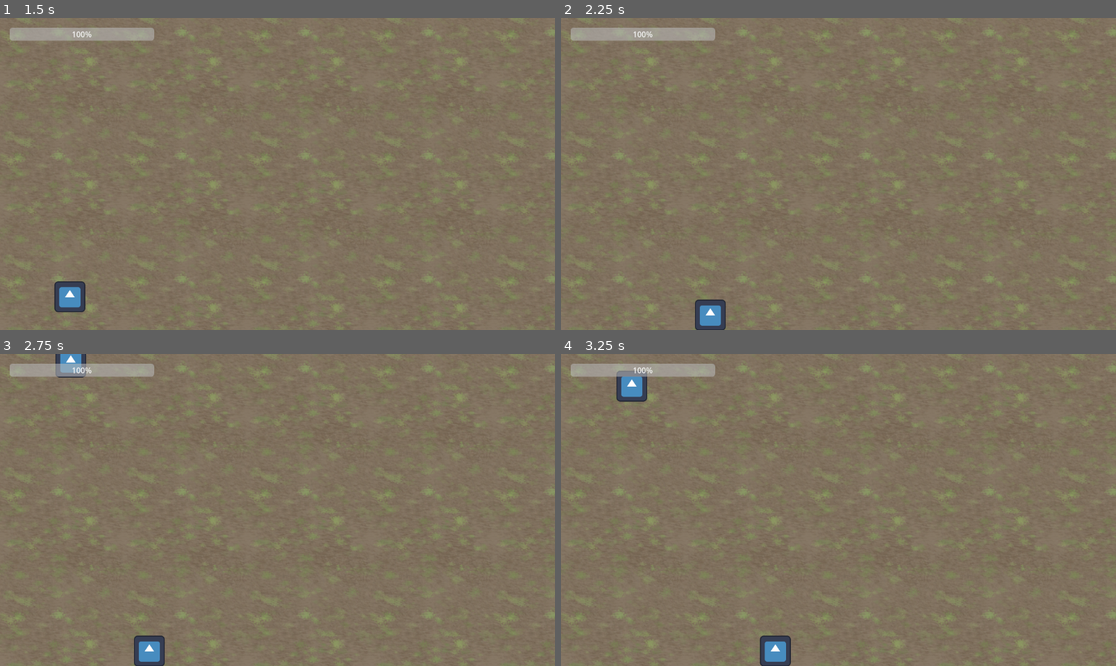
Above: before the commit, frames 1-4 (two rows, left to right).
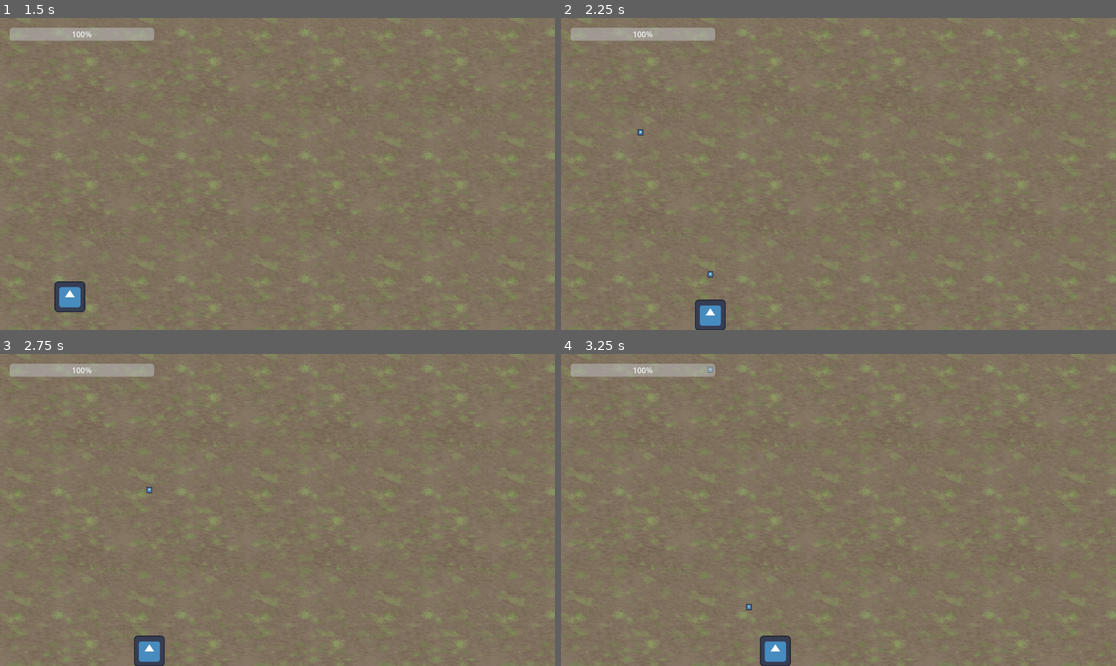
Above: after the commit, the same moments.

Repository: KeyraWebb/zomburger
Game: Godot game, scene res://Scenes/Menus/MainMenu.tscn
Two runs of this game, one before a commit and one after it. Both use one fixed random seed, a clock stepped at 60 frames per second and the inputs below. The engine's default icon, where the game draws it, is replaced by a stand-in: a white triangle on a blue panel in a dark square.
Inputs:
- Up to frame 1 (1.5 s): click "Play" at 0.5 s; tap Enter at 1.25 s; hold D (Right) from 1.28 s (still down); hold E (Interact, bound only after the commit) from 1.28 s (still down)
- Up to frame 2 (2.25 s): tap Space (Shoot, bound only after the commit) at 1.55, 2.1 s; release D (Right) at 2.03 s; release E (Interact, bound only after the commit) at 2.03 s; hold S (Down) from 2.03 s (still down)
- Up to frame 3 (2.75 s): keep holding S (Down); tap E (Interact, bound only after the commit) at 2.3 s
- Up to frame 4 (3.25 s): release S (Down) at 2.78 s; hold D (Right) from 2.78 s (still down); hold E (Interact, bound only after the commit) from 2.78 s (still down); tap Space (Shoot, bound only after the commit) at 3.05 s

Frame 1 is identical in both runs. In frame 2, less than 0.1% of the frame differs, in the area x 13-28%, y 35-84%; in frame 3, 0.4%; in frame 4, 0.6%, in the area x 10-35%, y 4-83%.

Commit message:
feat(player): add shooting and damaging enemies

Diff:
--- a/Scenes/Enemies/zombie.tscn
+++ b/Scenes/Enemies/zombie.tscn
@@ -1,19 +1,19 @@
-[gd_scene load_steps=4 format=3 uid="uid://dkee7jpjl0upb"]
+[gd_scene format=3 uid="uid://dkee7jpjl0upb"]
 
 [ext_resource type="Texture2D" uid="uid://1420o23pjpme" path="res://icon.svg" id="1_673kn"]
 [ext_resource type="Script" uid="uid://dmiboe461ijea" path="res://Scenes/Enemies/zombieMovement.gd" id="1_ttf1p"]
 
 [sub_resource type="CircleShape2D" id="CircleShape2D_ttf1p"]
 
-[node name="Zombie" type="CharacterBody2D"]
+[node name="Zombie" type="CharacterBody2D" unique_id=1702935920]
 collision_layer = 2
 collision_mask = 0
 script = ExtResource("1_ttf1p")
 
-[node name="Sprite2D" type="Sprite2D" parent="."]
+[node name="Sprite2D" type="Sprite2D" parent="." unique_id=1338840652]
 scale = Vector2(0.5, 0.5)
 texture = ExtResource("1_673kn")
 
-[node name="CollisionShape2D" type="CollisionShape2D" parent="."]
+[node name="CollisionShape2D" type="CollisionShape2D" parent="." unique_id=1063437307]
 scale = Vector2(3.180896, 3.180896)
 shape = SubResource("CircleShape2D_ttf1p")
--- a/Scenes/Enemies/zombieMovement.gd
+++ b/Scenes/Enemies/zombieMovement.gd
@@ -5,17 +5,21 @@
 @export var baseSpeed = 100
 @export var attack = 1
 @export var attackSpeed = 1
+@export var baseHealth = 10
 
 @onready var gameManager = $"../../.."
 
 var currSpeed
 var attacking = false
 var attackTimer
+var currHealth
+
 
 
 func _ready() -> void:
 	#when begin, move down the screen
 	currSpeed = baseSpeed
+	currHealth = baseHealth
 
 func _process(delta: float) -> void:
 
@@ -35,3 +39,8 @@
 	attacking = true
 	currSpeed = 0
 	attackTimer = attackSpeed
+
+func Hit(damage):
+	currHealth -= damage
+	if currHealth <= 0:
+		self.queue_free()
--- a/Scenes/MainGame.tscn
+++ b/Scenes/MainGame.tscn
@@ -6,24 +6,26 @@
 [ext_resource type="PackedScene" uid="uid://ds466oxc4yvei" path="res://Scenes/Menus/game_over.tscn" id="3_321ql"]
 [ext_resource type="PackedScene" uid="uid://dffnwqbd5w7ni" path="res://Scenes/Player.tscn" id="5_321ql"]
 
-[node name="MainGame" type="Node2D"]
+[node name="MainGame" type="Node2D" unique_id=1429421265]
 script = ExtResource("1_frf35")
 
-[node name="CanvasLayer" type="CanvasLayer" parent="."]
+[node name="CanvasLayer" type="CanvasLayer" parent="." unique_id=1357475007]
 
-[node name="HealthBar" type="ProgressBar" parent="CanvasLayer"]
+[node name="HealthBar" type="ProgressBar" parent="CanvasLayer" unique_id=1019167333]
 offset_left = 20.0
 offset_top = 20.0
 offset_right = 320.0
 offset_bottom = 47.0
 
-[node name="Pause" parent="CanvasLayer" instance=ExtResource("2_ybmw1")]
+[node name="Pause" parent="CanvasLayer" unique_id=473779842 instance=ExtResource("2_ybmw1")]
 visible = false
 
-[node name="GameOver" parent="CanvasLayer" instance=ExtResource("3_321ql")]
+[node name="GameOver" parent="CanvasLayer" unique_id=1234635828 instance=ExtResource("3_321ql")]
 visible = false
 
-[node name="ZombieAttackLine" parent="." instance=ExtResource("2_yprpe")]
+[node name="ZombieAttackLine" parent="." unique_id=693584589 instance=ExtResource("2_yprpe")]
 
-[node name="CharacterBody2D" parent="." instance=ExtResource("5_321ql")]
+[node name="CharacterBody2D" parent="." unique_id=428892269 instance=ExtResource("5_321ql")]
 position = Vector2(85, 579)
+
+[node name="Bullet house" type="Node2D" parent="." unique_id=1852870464]
--- /dev/null
+++ b/Scenes/Objects/Bullet.tscn
@@ -0,0 +1,23 @@
+[gd_scene format=3 uid="uid://t7a65mm41jh2"]
+
+[ext_resource type="Script" uid="uid://2reymkfl3ldm" path="res://Scenes/Objects/bullet.gd" id="1_nl5gi"]
+[ext_resource type="Texture2D" uid="uid://1420o23pjpme" path="res://icon.svg" id="1_ss5a3"]
+
+[sub_resource type="RectangleShape2D" id="RectangleShape2D_uc8h8"]
+size = Vector2(12, 12)
+
+[node name="Bullet" type="Node2D" unique_id=1677826554]
+script = ExtResource("1_nl5gi")
+
+[node name="Sprite2D" type="Sprite2D" parent="." unique_id=1737327771]
+scale = Vector2(0.1, 0.1)
+texture = ExtResource("1_ss5a3")
+
+[node name="Area2D" type="Area2D" parent="." unique_id=681550245]
+collision_layer = 4
+collision_mask = 2
+
+[node name="CollisionShape2D" type="CollisionShape2D" parent="Area2D" unique_id=788277296]
+shape = SubResource("RectangleShape2D_uc8h8")
+
+[connection signal="body_entered" from="Area2D" to="." method="_on_area_2d_body_entered"]
--- /dev/null
+++ b/Scenes/Objects/bullet.gd
@@ -0,0 +1,18 @@
+extends Node2D
+
+var damage = 10
+var speed = 500
+
+# Called when the node enters the scene tree for the first time.
+func _ready() -> void:
+	pass # Replace with function body.
+
+
+# Called every frame. 'delta' is the elapsed time since the previous frame.
+func _process(delta: float) -> void:
+	self.position.y -= delta * speed
+
+
+func _on_area_2d_body_entered(body: Node2D) -> void:
+	body.Hit(damage)
+	self.queue_free()
--- a/Scenes/Player.tscn
+++ b/Scenes/Player.tscn
@@ -6,12 +6,12 @@
 [sub_resource type="CircleShape2D" id="CircleShape2D_rpqav"]
 radius = 31.016125
 
-[node name="CharacterBody2D" type="CharacterBody2D"]
+[node name="CharacterBody2D" type="CharacterBody2D" unique_id=1299512758]
 script = ExtResource("1_kyqiw")
 
-[node name="Sprite2D" type="Sprite2D" parent="."]
+[node name="Sprite2D" type="Sprite2D" parent="." unique_id=892272759]
 scale = Vector2(0.5, 0.5)
 texture = ExtResource("1_rpqav")
 
-[node name="CollisionShape2D" type="CollisionShape2D" parent="."]
+[node name="CollisionShape2D" type="CollisionShape2D" parent="." unique_id=598725274]
 shape = SubResource("CircleShape2D_rpqav")
--- a/Scenes/player.gd
+++ b/Scenes/player.gd
@@ -2,7 +2,8 @@
 
 
 @export var speed = 300.0
-
+var bullet = load("res://Scenes/Objects/Bullet.tscn")
+@onready var bulletHouse = $"../Bullet house"
 
 func _physics_process(_delta: float) -> void:
 
@@ -13,3 +14,15 @@
 func get_input():
 	var input_direction = Input.get_vector("Left", "Right", "Up", "Down")
 	velocity = input_direction * speed
+
+func _input(event: InputEvent) -> void:
+
+	if event.is_action_pressed("Shoot"):
+		fire_bullet()
+	elif event.is_action_pressed("Interact"):
+		pass
+
+func fire_bullet():
+	var newBullet = bullet.instantiate()
+	bulletHouse.add_child(newBullet)
+	newBullet.position = self.position
--- a/Scenes/zombie_attack_line.tscn
+++ b/Scenes/zombie_attack_line.tscn
@@ -22,61 +22,61 @@
 [sub_resource type="RectangleShape2D" id="RectangleShape2D_6f8h1"]
 size = Vector2(50, 150)
 
-[node name="ZombieAttackLine" type="Node2D"]
+[node name="ZombieAttackLine" type="Node2D" unique_id=1331748097]
 script = ExtResource("1_u854o")
 
-[node name="TextureRect" type="TextureRect" parent="."]
+[node name="TextureRect" type="TextureRect" parent="." unique_id=532585800]
 offset_right = 1274.0
 offset_bottom = 701.0
 texture = ExtResource("2_wcgpt")
 expand_mode = 1
 stretch_mode = 1
 
-[node name="SpawnLine" type="Area2D" parent="."]
+[node name="SpawnLine" type="Area2D" parent="." unique_id=2107665549]
 position = Vector2(0, -100)
 script = ExtResource("2_05ttr")
 zombie = ExtResource("3_e7vvl")
 minSpawnTime = 5.0
 maxSpawnTime = 10.0
 
-[node name="CollisionShape2D" type="CollisionShape2D" parent="SpawnLine"]
+[node name="CollisionShape2D" type="CollisionShape2D" parent="SpawnLine" unique_id=1765867471]
 shape = SubResource("SegmentShape2D_pwvwa")
 
-[node name="DamageArea" type="Area2D" parent="."]
+[node name="DamageArea" type="Area2D" parent="." unique_id=1075208090]
 position = Vector2(0, 500)
 collision_layer = 0
 collision_mask = 2
 script = ExtResource("4_uki52")
 
-[node name="CollisionShape2D" type="CollisionShape2D" parent="DamageArea"]
+[node name="CollisionShape2D" type="CollisionShape2D" parent="DamageArea" unique_id=39810880]
 position = Vector2(576, 0)
 shape = SubResource("RectangleShape2D_u854o")
 
-[node name="Zombie attack cam" type="Camera2D" parent="."]
+[node name="Zombie attack cam" type="Camera2D" parent="." unique_id=362724987]
 anchor_mode = 0
 
-[node name="Player Boundaries" type="StaticBody2D" parent="."]
+[node name="Player Boundaries" type="StaticBody2D" parent="." unique_id=1526509389]
 
-[node name="CollisionShape2D" type="CollisionShape2D" parent="Player Boundaries"]
+[node name="CollisionShape2D" type="CollisionShape2D" parent="Player Boundaries" unique_id=1875447112]
 position = Vector2(0, 648)
 shape = SubResource("SegmentShape2D_uki52")
 
-[node name="CollisionShape2D2" type="CollisionShape2D" parent="Player Boundaries"]
+[node name="CollisionShape2D2" type="CollisionShape2D" parent="Player Boundaries" unique_id=1683336986]
 position = Vector2(0, 499)
 shape = SubResource("SegmentShape2D_uki52")
 
-[node name="CollisionShape2D3" type="CollisionShape2D" parent="Player Boundaries"]
+[node name="CollisionShape2D3" type="CollisionShape2D" parent="Player Boundaries" unique_id=825092300]
 position = Vector2(0, 500)
 shape = SubResource("SegmentShape2D_wcgpt")
 
-[node name="CollisionShape2D4" type="CollisionShape2D" parent="Player Boundaries"]
+[node name="CollisionShape2D4" type="CollisionShape2D" parent="Player Boundaries" unique_id=1676166663]
 position = Vector2(1200, 500)
 shape = SubResource("SegmentShape2D_wcgpt")
 
-[node name="Location change zone" type="Area2D" parent="."]
+[node name="Location change zone" type="Area2D" parent="." unique_id=1782301161]
 position = Vector2(1152, 500)
 
-[node name="CollisionShape2D" type="CollisionShape2D" parent="Location change zone"]
+[node name="CollisionShape2D" type="CollisionShape2D" parent="Location change zone" unique_id=1076887784]
 position = Vector2(26, 74)
 shape = SubResource("RectangleShape2D_6f8h1")
 
--- a/project.godot
+++ b/project.godot
@@ -8,11 +8,15 @@
 
 config_version=5
 
+[animation]
+
+compatibility/default_parent_skeleton_in_mesh_instance_3d=true
+
 [application]
 
 config/name="zomburger"
 run/main_scene="uid://bjf52xtbevfl1"
-config/features=PackedStringArray("4.5", "Forward Plus")
+config/features=PackedStringArray("4.7", "Forward Plus")
 config/icon="res://icon.svg"
 
 [input]
@@ -50,3 +54,15 @@
 , Object(InputEventJoypadMotion,"resource_local_to_scene":false,"resource_name":"","device":-1,"axis":0,"axis_value":1.0,"script":null)
 ]
 }
+Interact={
+"deadzone": 0.2,
+"events": [Object(InputEventKey,"resource_local_to_scene":false,"resource_name":"","device":-1,"window_id":0,"alt_pressed":false,"shift_pressed":false,"ctrl_pressed":false,"meta_pressed":false,"pressed":false,"keycode":0,"physical_keycode":69,"key_label":0,"unicode":101,"location":0,"echo":false,"script":null)
+, Object(InputEventJoypadButton,"resource_local_to_scene":false,"resource_name":"","device":-1,"button_index":0,"pressure":0.0,"pressed":true,"script":null)
+]
+}
+Shoot={
+"deadzone": 0.2,
+"events": [Object(InputEventKey,"resource_local_to_scene":false,"resource_name":"","device":-1,"window_id":0,"alt_pressed":false,"shift_pressed":false,"ctrl_pressed":false,"meta_pressed":false,"pressed":false,"keycode":0,"physical_keycode":32,"key_label":0,"unicode":32,"location":0,"echo":false,"script":null)
+, Object(InputEventJoypadMotion,"resource_local_to_scene":false,"resource_name":"","device":-1,"axis":5,"axis_value":1.0,"script":null)
+]
+}
Not shown: 1 places in Scenes/MainGame.tscn that only renumber resources
Not shown, added: Scenes/Objects/bullet.gd.uid
Not shown: 1 places in Scenes/Player.tscn that only renumber resources
Not shown: 1 places in Scenes/zombie_attack_line.tscn that only renumber resources
Not shown: 1 places in Themes/Menu Theme.tres that only renumber resources
